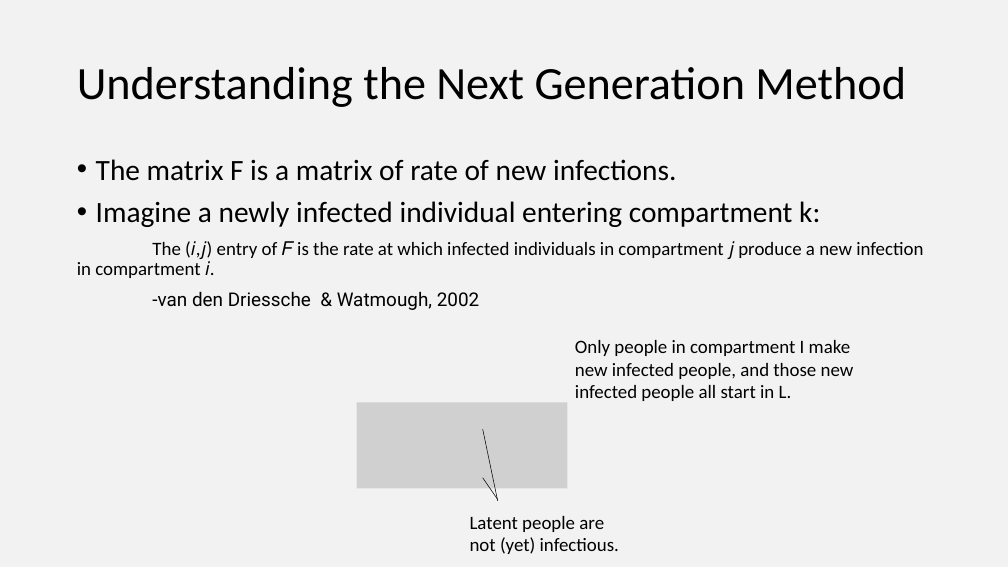
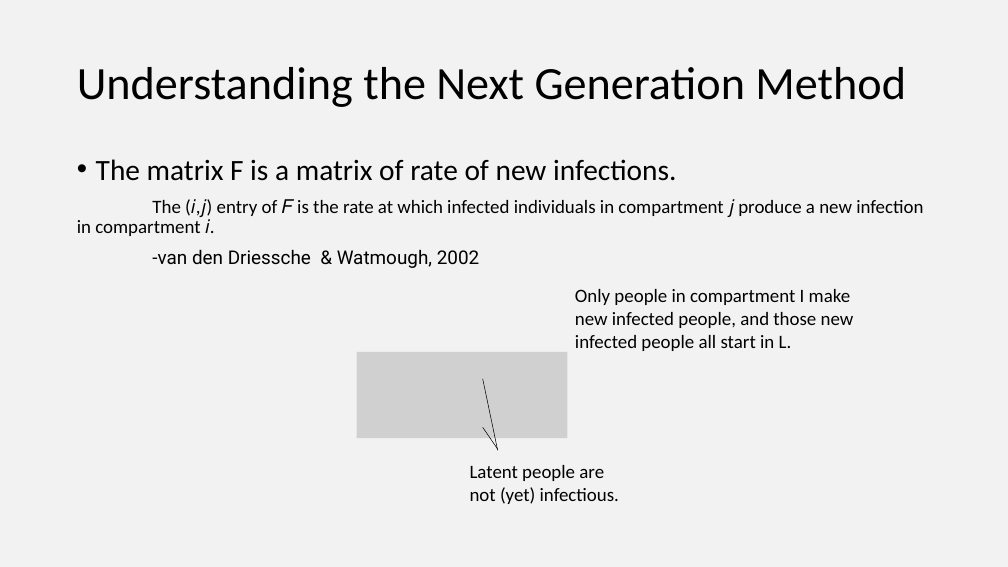
Before and after one commit to epimath/epid-814-materials, a slide deck: slide 20 of Lectures/AndrewGuestLectureR0/R0 lecture.pptx. Drawn at 1008x567 pixels with LibreOffice and Linux fonts; fonts in the diff are those of the drawing; grey boxes stand for pictures. Boxes give left, top, right and bottom in pixels: in the first picture for what was removed or moved away, otherwise in the second. Text is boxed around its words. In the diff, an @@ line names an element or a change of style, - is before the commit and + after.

```diff
--- a/Lectures/AndrewGuestLectureR0/R0 lecture.pptx
+++ b/Lectures/AndrewGuestLectureR0/R0 lecture.pptx
@@ text at box(96, 201, 820, 227): paragraph removed @@
-• Imagine a newly infected individual entering compartment k:
@@ 2 texts, 2 lines, 1 picture: place and size @@
-2 texts, 2 lines, 1 picture at box(357, 340, 854, 554)
+2 texts, 2 lines, 1 picture at box(357, 289, 854, 504)
```
Also in this commit, not shown: 6 other slides changed, 2 slides added, 1 other file.
